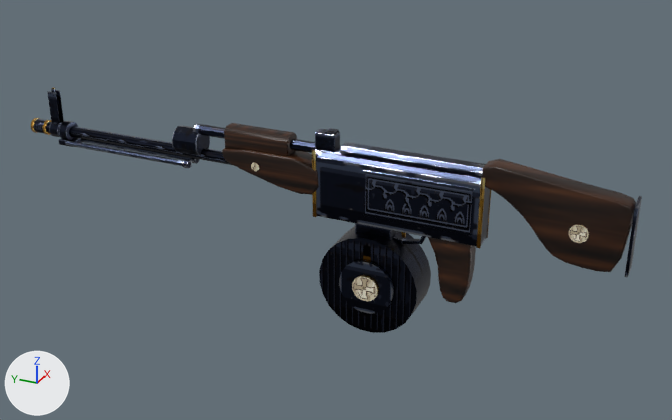
One commit to the Blender file assets/models/gun/hmg_drum_base.blend: the scene before it, then after it.
Before and after are seen from a 50 mm camera at (-1.21, -0.312, 0.609) aimed at (0.03, 0.246, -0.011). Arrows for +X, +Y and +Z are at lower left; the lights stay in place. The picture after the commit comes second.

Names of what the first picture shows: 'furniture', 'magazine', 'receiver'.
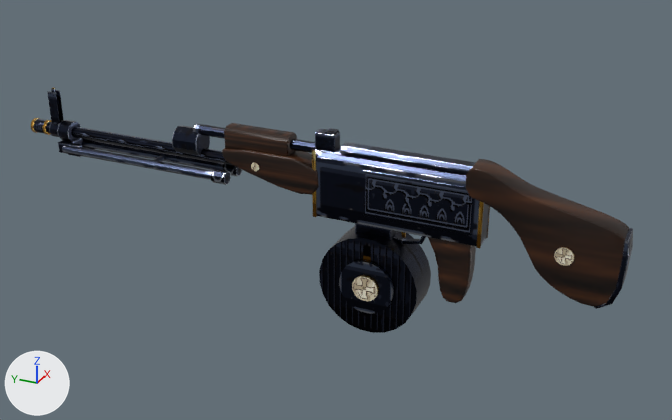
Where the change shows, as pixel boxes (x1, y1, x2, y2) in the pictures (672 x 420 px; the box of a moved part takes in the faces that stretch with it):
'receiver', reshaped: before (31, 87, 491, 248); after (31, 87, 490, 248)
'furniture', reshaped: before (222, 123, 642, 303); after (222, 123, 633, 309)
part 1 of me_receiver, added: after (67, 143, 82, 157)
part 2 of me_receiver, moved or reshaped: before (59, 121, 199, 168); after (58, 120, 242, 185)
part 3 of me_furniture, moved or reshaped: before (568, 224, 589, 243); after (554, 247, 575, 266)
part 4 of me_furniture, rebuilt (31% taller): before (482, 159, 636, 272); after (466, 159, 629, 307)
part 5 of me_furniture, added: after (594, 228, 633, 309)
part 6 of me_furniture, deleted: before (625, 196, 642, 277)

The change, as a diff of the scene's bpy script:
```diff
--- a/assets/models/gun/hmg_drum_base.blend.py
+++ b/assets/models/gun/hmg_drum_base.blend.py
@@ me_receiver @@
 # used by ob_receiver; parent = ob_hmg_drum; location = (0.0, 0.0, 0.0)
-me_receiver.from_pydata(...)  # 584 vertices, 400 faces; spans x -0.021..0.021, y -0.006..0.816, z -0.031..0.135
+me_receiver.from_pydata(...)  # 640 vertices, 430 faces; spans x -0.029..0.029, y -0.006..0.816, z -0.031..0.135
+# me_receiver part 1: a new loose piece of 16 vertices spanning x -0.023..-0.015, y 0.705..0.73, z 0.025..0.045, in mat_hmg_drum_base (picture img_hmg_drum_base_albedo_png)
+# me_receiver part 2
+# 6 vertices are removed from x -0.015..0.015, y 0.74..0.755, z 0.038..0.047
+# 20 faces are deleted
+# 92 vertices move from x -0.018..0.018, y 0.49..0.754, z 0.036..0.077 to x -0.029..0.029, y 0.415..0.752, z 0.024..0.078
+# 6 vertices are added at (-0.026, 0.74, 0.031), (0.026, 0.74, 0.031), (-0.023, 0.75, 0.028), (0.023, 0.75, 0.028), (0.023, 0.749, 0.045), (-0.023, 0.749, 0.045)
+# 16 new faces join them
+# other edits to the shape of me_receiver do not show in these pictures
 me_receiver.materials.append(mat_hmg_drum_base)
@@ me_furniture @@
 # used by ob_furniture; parent = ob_hmg_drum; location = (0.0, 0.0, 0.0)
 # verts and faces of me_furniture; kept vertices keep their numbers, new ones are numbered from 476
 # before: 410 (-0.017, -0.215, 0.1) at pixel (638, 206), 411 (-0.018, -0.214, 0.101) at pixel (637, 206), 412 (0.017, -0.215, 0.1) at pixel (641, 196), 413 (0.018, -0.214, 0.101) at pixel (641, 196), 414 (0.017, -0.215, -0.006) at pixel (631, 266)
 # before: 415 (0.018, -0.214, -0.007) at pixel (631, 266), 416 (-0.017, -0.215, -0.006) at pixel (627, 276), 417 (-0.018, -0.214, -0.007) at pixel (627, 277), 418 (-0.017, -0.21, 0.1) at pixel (634, 205), 419 (-0.018, -0.211, 0.101) at pixel (635, 205)
 # before: 420 (0.017, -0.21, 0.1) at pixel (638, 196), 421 (0.018, -0.211, 0.101) at pixel (639, 195), 422 (0.017, -0.21, -0.006), 423 (0.018, -0.211, -0.007), 424 (-0.017, -0.21, -0.006) at pixel (624, 276)
 # before: 425 (-0.018, -0.211, -0.007) at pixel (624, 276)
-me_furniture.from_pydata(...)  # 476 vertices, 470 faces; spans x -0.023..0.023, y -0.215..0.422, z -0.109..0.125
+me_furniture.from_pydata(...)  # 750 vertices, 756 faces; spans x -0.029..0.029, y -0.212..0.422, z -0.109..0.118
+# me_furniture part 3: the loose piece of 24 vertices spanning x -0.019..-0.017, y -0.156..-0.129, z 0.032..0.059 is moved by (-0.01, 0.014, -0.034)
+# me_furniture part 4: the loose piece of 164 vertices spanning x -0.018..0.018, y -0.209..0.0, z -0.008..0.125 is rebuilt with 414 vertices and now spans x -0.027..0.027, y -0.208..0.022, z -0.062..0.118
+# me_furniture part 5: a new loose piece of 40 vertices spanning x -0.022..0.022, y -0.212..-0.176, z -0.062..0.049, in mat_hmg_drum_base (picture img_hmg_drum_base_albedo_png)
+# me_furniture part 6
+delete_vertices([*range(410, 426)])  # with the faces that use them
+# other edits to the shape of me_furniture do not show in these pictures
 me_furniture.materials.append(mat_hmg_drum_base)
```
